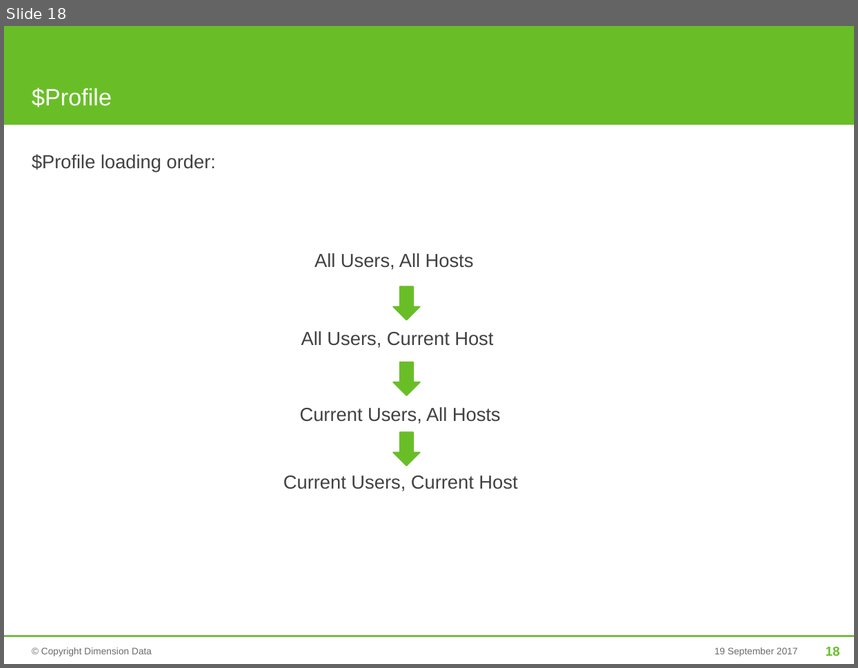
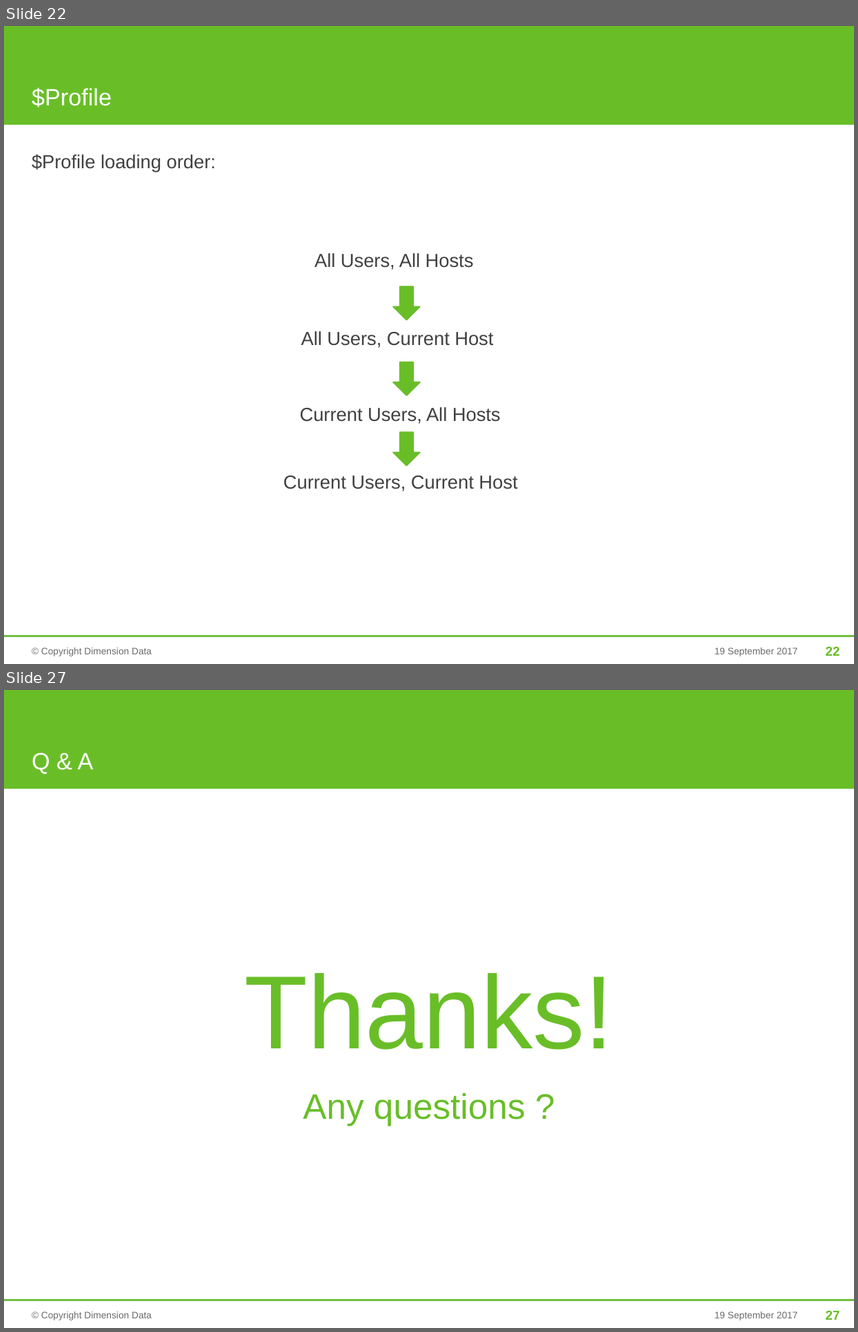
Before and after one commit to mjrio/mjr-tooling-poweshell, a slide deck: BasicPowerShell.pptx. Shown one above the other, each under a label of ours: slide 18 before the commit, slides 22 and 27 after it; the slides between them are not shown. The pictures are 858x668 and 858x1332 pixels, drawn with LibreOffice and Linux fonts; fonts in the diff are those of the drawing; background and template pictures are left out. Boxes give left, top, right and bottom in pixels: in the first picture for what was removed or moved away, otherwise in the second. Text is boxed around its words. In the diff, an @@ line names an element or a change of style, - is before the commit and + after.

```diff
--- a/BasicPowerShell.pptx
+++ b/BasicPowerShell.pptx
@@ slide 27 added at box(4, 690, 854, 1328), background #FFFFFF; not listed: 5 template elements that a slide beside it also shows @@
@@ title added at box(32, 753, 94, 774), 20 pt, text #FFFFFF @@
+Q & A
@@ text added at box(244, 973, 613, 1125), 30 pt, text #69BE28 @@
+Thanks!
+Any questions ?
@@ what was slide 18 is now slide 22 @@
@@ page number at box(826, 646, 840, 655): text changed @@
-18
+22
```
Also in this commit, not shown: 8 slides changed, 6 other slides added.
